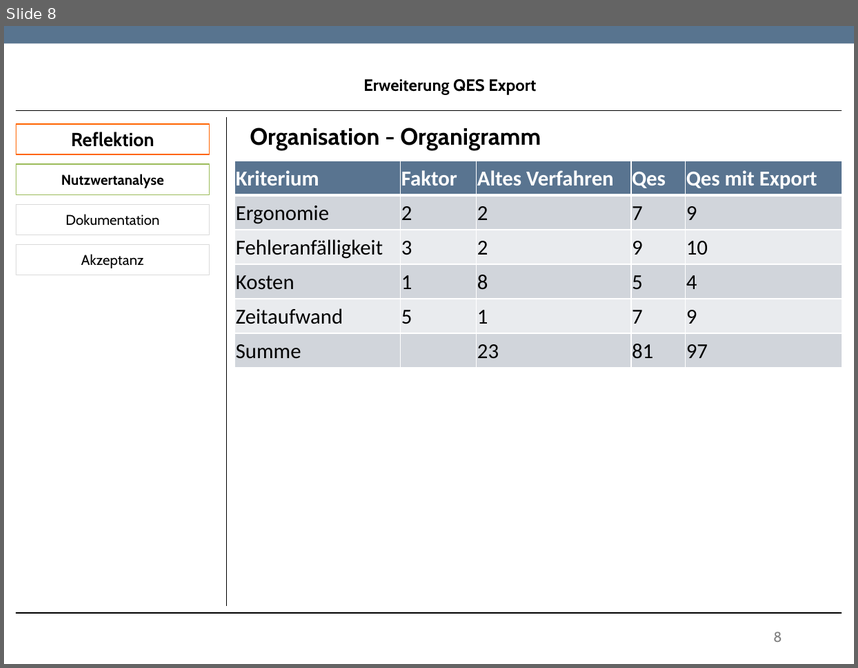
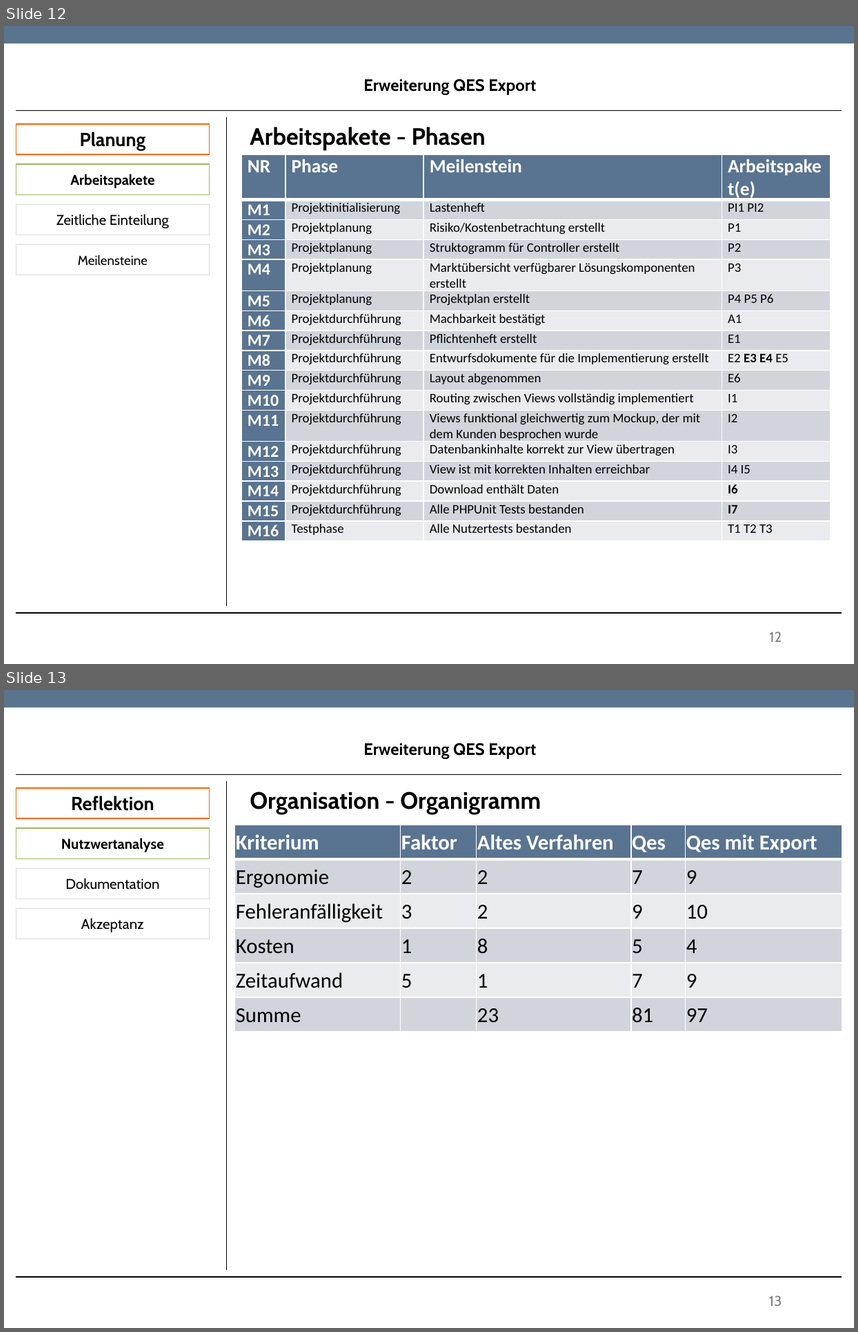
Before and after one commit to TwoHorus/dbExelExportLaravel, a slide deck: DOC/Fachgespraech.pptx. Shown one above the other, each under a label of ours: slide 8 before the commit, slides 12 and 13 after it. The pictures are 858x668 and 858x1332 pixels, drawn with LibreOffice and Linux fonts; fonts in the diff are those of the drawing; background and template pictures are left out. Boxes give left, top, right and bottom in pixels: in the first picture for what was removed or moved away, otherwise in the second. Text is boxed around its words. In the diff, an @@ line names an element or a change of style, - is before the commit and + after.

```diff
--- a/DOC/Fachgespraech.pptx
+++ b/DOC/Fachgespraech.pptx
@@ slide 12 added at <box>4,26,854,664</box>, background #FFFFFF; not listed: 1 template element that a slide beside it also shows @@
@@ text added at <box>363,79,536,95</box>, 14 pt, text #000000, bold @@
+Erweiterung QES Export
@@ rectangle added at <box>16,124,210,154</box>, fill #FFFFFF, outline #FF6400 0.85 pt, 16 pt, text #000000, bold @@
+Planung
@@ line added from (16, 110) to (842, 110), #000000 0.75 pt @@
@@ line added from (227, 117) to (227, 606), #000000 0.75 pt @@
@@ text added at <box>250,127,486,150</box>, 20 pt, text #000000, bold @@
+Arbeitspakete - Phasen
@@ rectangle added at <box>16,164,210,194</box>, fill #FFFFFF, outline #9BBB59 0.85 pt, 12 pt, text #000000, bold @@
+Arbeitspakete
@@ table added at <box>242,154,831,544</box>, 17 rows, 4 columns @@
+NR | Phase | Meilenstein | Arbeitspaket(e)
+M1 | Projektinitialisierung | Lastenheft | PI1 PI2
+M2 | Projektplanung | Risiko/Kostenbetrachtung erstellt | P1
+M3 | Projektplanung | Struktogramm für Controller erstellt | P2
+M4 | Projektplanung | Marktübersicht verfügbarer Lösungskomponenten erstellt | P3
+M5 | Projektplanung | Projektplan erstellt | P4 P5 P6
+M6 | Projektdurchführung | Machbarkeit bestätigt | A1
+M7 | Projektdurchführung | Pflichtenheft erstellt | E1
+M8 | Projektdurchführung | Entwurfsdokumente für die Implementierung erstellt | E2 E3 E4 E5
+M9 | Projektdurchführung | Layout abgenommen | E6
+M10 | Projektdurchführung | Routing zwischen Views vollständig implementiert | I1
+M11 | Projektdurchführung | Views funktional gleichwertig zum Mockup, der mit dem Kunden besprochen wurde | I2
+M12 | Projektdurchführung | Datenbankinhalte korrekt zur View übertragen | I3
+M13 | Projektdurchführung | View ist mit korrekten Inhalten erreichbar | I4 I5
+M14 | Projektdurchführung | Download enthält Daten | I6
+M15 | Projektdurchführung | Alle PHPUnit Tests bestanden | I7
+M16 | Testphase | Alle Nutzertests bestanden | T1 T2 T3
@@ rectangle added at <box>16,205,210,235</box>, fill #FFFFFF, outline #DADADA 0.85 pt, 12 pt, text #000000 @@
+Zeitliche Einteilung
@@ rectangle added at <box>16,245,210,275</box>, fill #FFFFFF, outline #DADADA 0.85 pt, 11 pt, text #000000 @@
+Meilensteine
@@ line added from (16, 612) to (842, 612), #000000 0.75 pt @@
@@ page number added at <box>769,631,782,641</box>, 12 pt, text #808080 @@
+12
@@ what was slide 8 is now slide 13 @@
@@ page number at <box>769,1295,782,1305</box>: text changed @@
-8
+13
```
Also in this commit, not shown: 4 other slides added, 1 other file.
